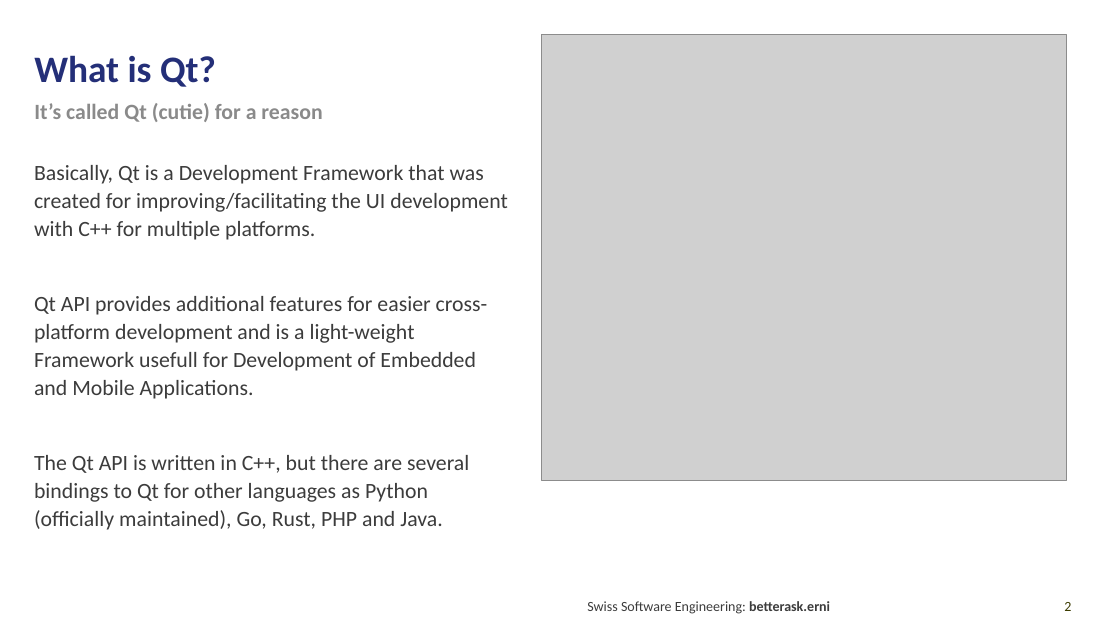
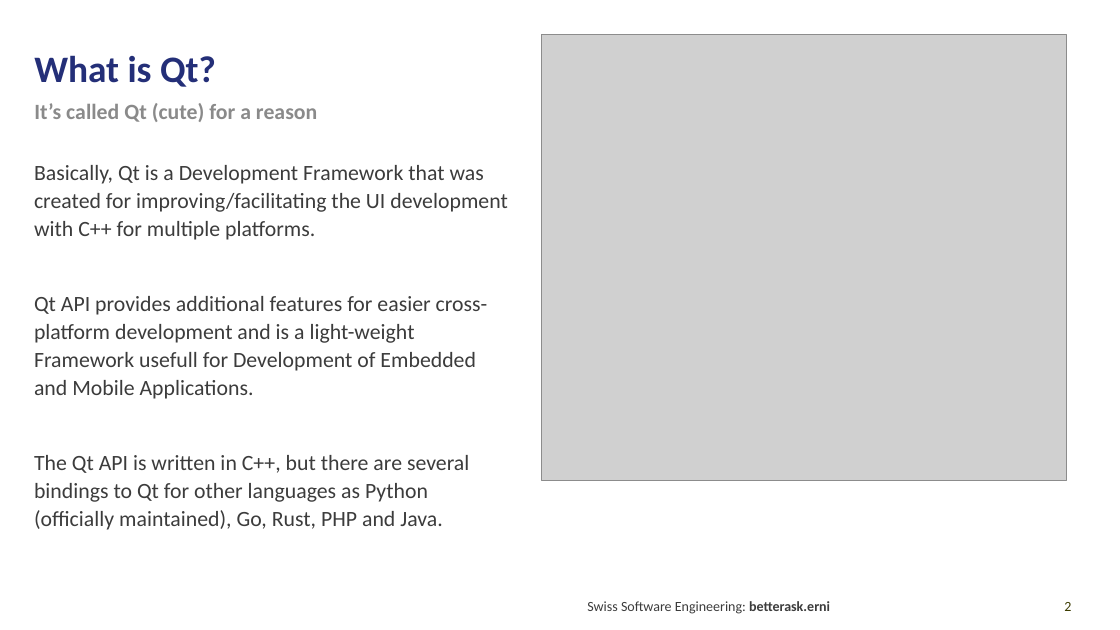
Before and after one commit to hebercosfer/qt_intro_demo, a slide deck: slide 2 of Qt Introduction.pptx. Drawn at 1120x630 pixels with LibreOffice and Linux fonts; fonts in the diff are those of the drawing; grey boxes stand for pictures. Boxes give left, top, right and bottom in pixels: in the first picture for what was removed or moved away, otherwise in the second. Text is boxed around its words. In the diff, an @@ line names an element or a change of style, - is before the commit and + after.

```diff
--- a/Qt Introduction.pptx
+++ b/Qt Introduction.pptx
@@ text at [34, 103, 317, 122]: text changed @@
-It’s called Qt (cutie) for a reason
+It’s called Qt (cute) for a reason
```
Also in this commit, not shown: 4 other slides changed, 6 slides added, 4 slides removed, 7 other files.
